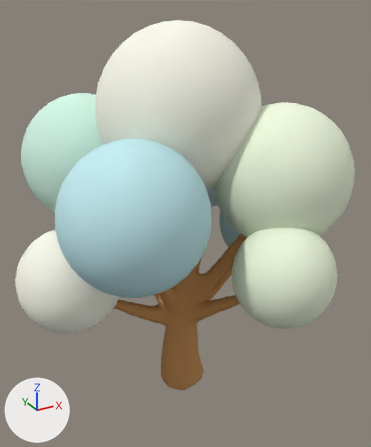
One commit to the glTF model studies/map-art/assets/oak.glb: the scene before it, then after it.
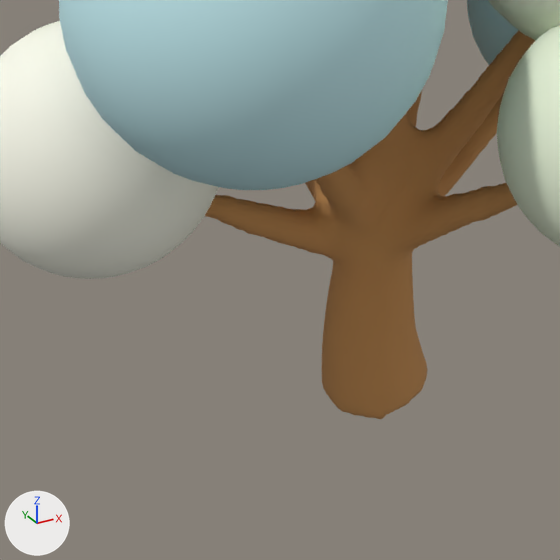
Each version is shown whole from a 50 mm camera at (-1.016, -1.877, 1.825) aimed at (0.032, 0.028, 0.872), then close up on the part from 8% to 69% of the width and 49% to 100% of the height. Every picture has the same lights, and +X, +Y and +Z are marked at lower left. The last two pictures show the newer version. Vertices at exactly the same position are counted once.

Objects in the first close-up: 'Tree · independent spherical crown', 'Tree · visible rounded forks'.
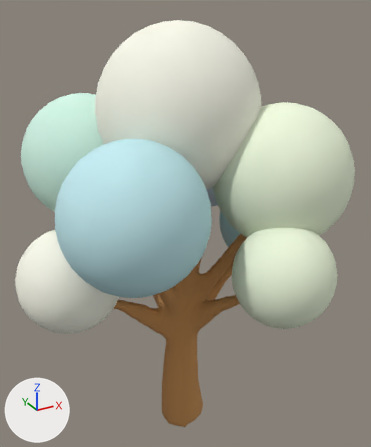
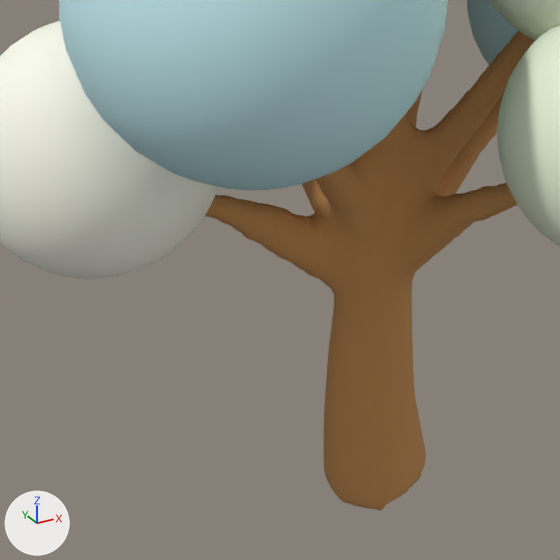
The newer file is also turned or shifted as a whole; pictures and numbers use the older file's frame.

What differs and where, as boxes [x1, y1, x2, y2] in the close-ups (560 x 560 px; the box of a moved part takes in the faces that stretch with it):
'Tree · visible rounded forks', reshaped: before [205, 30, 535, 419]; after [205, 30, 535, 511]
part 1 of me_branch, moved or reshaped: before [233, 153, 480, 419]; after [230, 153, 480, 511]

The change, as a list of edits to the scene's bpy script:
```text
Change me_branch:
    used by ob_tree___visible_rounded_forks; location = (0.0, 0.0, 0.0)
    remove me_branch.from_pydata(...)  # 4612 vertices, 9220 faces; spans x -0.483..0.458, y -0.437..0.442, z 0.017..1.384
    add me_branch.from_pydata(...)  # 4612 vertices, 9220 faces; spans x -0.483..0.458, y -0.437..0.442, z -0.23..1.384
    me_branch part 1: all 1373 vertices in x -0.294..0.235, y -0.193..0.186, z 0.017..0.51 are scaled about their middle by (1, 1, 1.5), then moved by (0.0, 0.0, -0.124)
```
